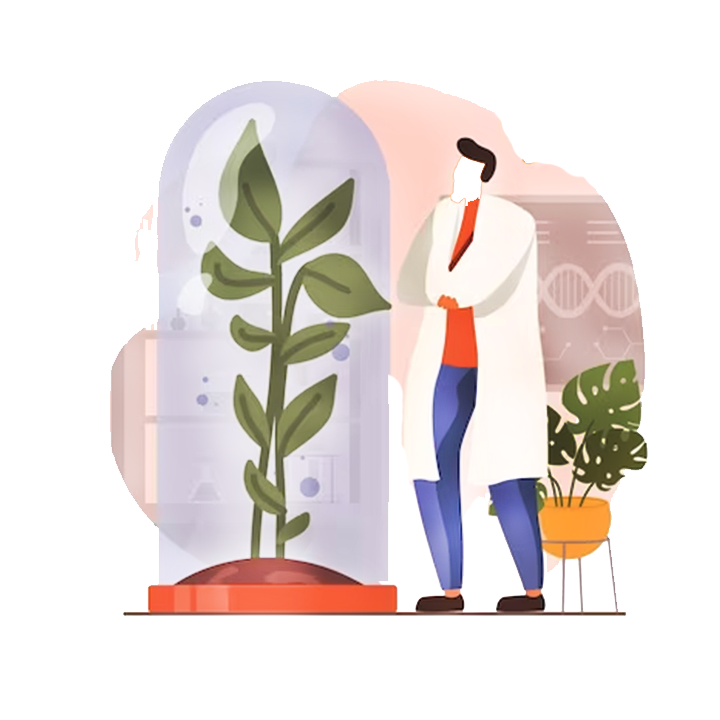
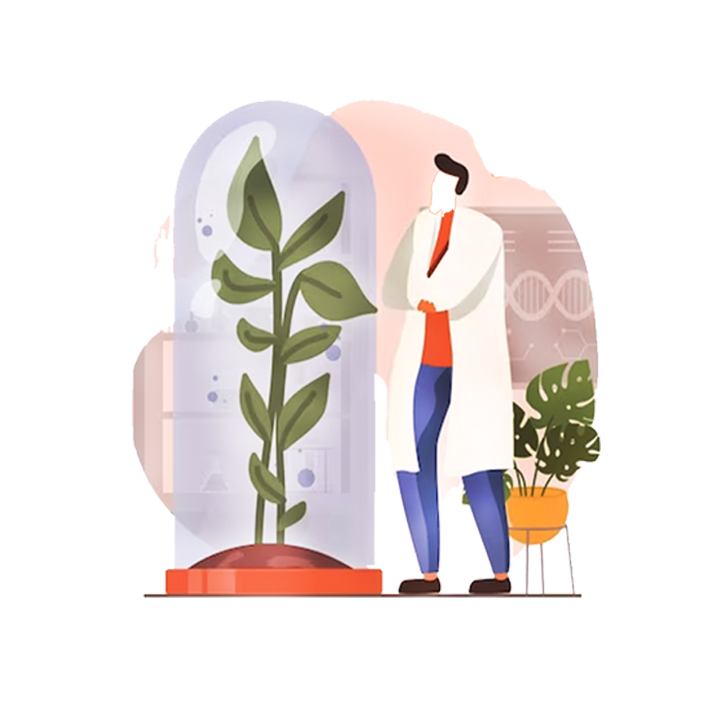
The second 720x720 image is a revision of the first. Changes to its layers:
painted on "home_tile_disease" over [110, 80, 648, 616]
